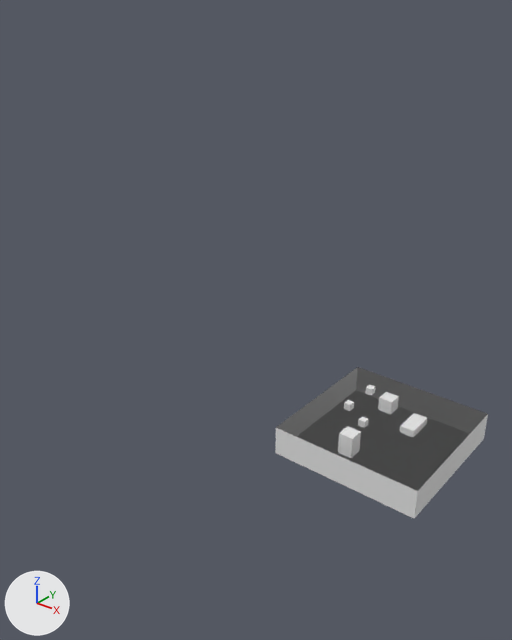
The Blender file project_files/basic_baking-02.blend as it was, and as the next commit left it.
Both versions are drawn from a 50 mm camera at (45.5, -60.9, 56.1) aimed at (-7.4, 5.2, 15.1). The lights are fixed; the arrows at lower left show +X, +Y and +Z.

The older version as bpy lines, for what is in view:
```python
me_cube = bpy.data.meshes.new('Cube')
me_cube.from_pydata(...)  # a box spanning x -1.0..1.0, y -3.0..1.0, z -1.0..0.0
me_cube.materials.append(mat_material)  # its picture is missing
me_cube_001 = bpy.data.meshes.new('Cube.001')
me_cube_001.from_pydata(...)  # a box spanning x -1.0..1.0, y -1.0..1.0, z -1.0..1.0
me_cube_001.materials.append(mat_material)  # its picture is missing
me_cube_002 = bpy.data.meshes.new('Cube.002')
me_cube_002.from_pydata(...)  # a box spanning x -1.0..1.0, y -1.0..1.0, z -1.0..2.0
me_cube_002.materials.append(mat_material)  # its picture is missing
me_cube_006 = bpy.data.meshes.new('Cube.006')
me_cube_006.from_pydata(...)  # a box spanning x -1.0..1.0, y -1.0..1.0, z -1.0..1.0
me_plane = bpy.data.meshes.new('Plane')
me_plane.from_pydata(...)  # 8 vertices, 3 faces; spans x -1.0..1.0, y -1.0..1.0, z 0.0..0.4
me_plane.materials.append(mat_material)  # its picture is missing
me_plane_001 = bpy.data.meshes.new('Plane.001')
me_plane_001.from_pydata(...)  # 12 vertices, 5 faces; spans x -1.0..1.0, y -1.0..1.0, z 0.0..0.4
me_plane_001.materials.append(mat_material)  # its picture is missing
ob_cube = bpy.data.objects.new('Cube', me_cube)
ob_cube.location = (12.0, 16.0, 2.0)
ob_cube_001 = bpy.data.objects.new('Cube.001', me_cube_001)
ob_cube_001.location = (7.0, 17.0, 2.0)
ob_cube_002 = bpy.data.objects.new('Cube.002', me_cube_002)
ob_cube_002.location = (8.0, 5.0, 2.0)
ob_cube_006 = bpy.data.objects.new('Cube.006', me_cube_006)
ob_cube_006.location = (4.0, 17.0, 3.0)
ob_cube_006.scale = (0.5, 0.5, 0.5)
ob_plane = bpy.data.objects.new('Plane', me_plane)
ob_plane.location = (10.0, 10.0, 0.0)
ob_plane.scale = (10.0, 10.0, 10.0)
ob_plane_001 = bpy.data.objects.new('Plane.001', me_plane_001)
ob_plane_001.location = (10.0, 10.0, 0.0)
ob_plane_001.scale = (10.0, 10.0, 10.0)
```
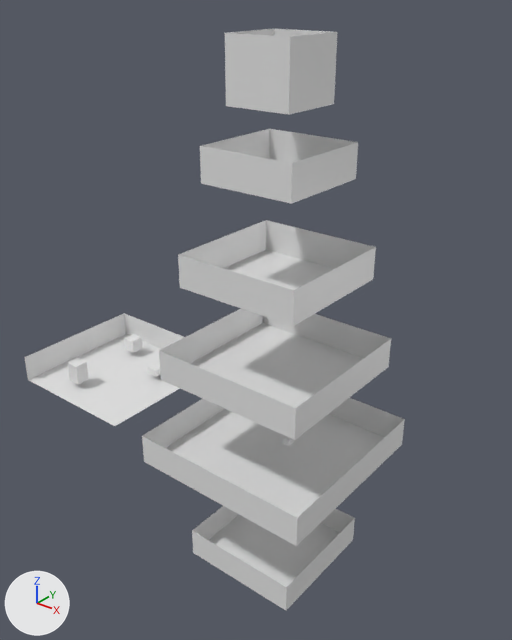
The change, as a list of edits to the scene's bpy script:
```text
Add me_plane_007:
    me_plane_007.from_pydata([(-0.4, -0.4, 0.0), (0.4, -0.4, 0.0), (-0.4, 0.4, 0.0), (0.4, 0.4, 0.0), (-0.4, 0.4, 0.7), (0.4, 0.4, 0.7), (-0.4, -0.4, 0.7), (-0.4, 0.4, 0.7), (-0.4, -0.4, 0.7), (0.4, -0.4, 0.7), (0.4, -0.4, 0.7), (0.4, 0.4, 0.7)], [], [(0, 1, 3, 2), (2, 3, 5, 4), (0, 2, 7, 6), (1, 0, 8, 9), (3, 1, 10, 11)])
    me_plane_007.materials.append(mat_material)  # its picture is missing
Add me_plane_005:
    me_plane_005.from_pydata([(-0.8, -0.8, 0.0), (0.8, -0.8, 0.0), (-0.8, 0.8, 0.0), (0.8, 0.8, 0.0), (-0.8, 0.8, 0.4), (0.8, 0.8, 0.4), (-0.8, -0.8, 0.4), (-0.8, 0.8, 0.4), (-0.8, -0.8, 0.4), (0.8, -0.8, 0.4), (0.8, -0.8, 0.4), (0.8, 0.8, 0.4)], [], [(0, 1, 3, 2), (2, 3, 5, 4), (0, 2, 7, 6), (1, 0, 8, 9), (3, 1, 10, 11)])
    me_plane_005.materials.append(mat_material)  # its picture is missing
Add me_plane_004:
    me_plane_004.from_pydata([(-1.2, -1.2, 0.0), (1.2, -1.2, 0.0), (-1.2, 1.2, 0.0), (1.2, 1.2, 0.0), (-1.2, 1.2, 0.4), (1.2, 1.2, 0.4), (-1.2, -1.2, 0.4), (-1.2, 1.2, 0.4), (-1.2, -1.2, 0.4), (1.2, -1.2, 0.4), (1.2, -1.2, 0.4), (1.2, 1.2, 0.4)], [], [(0, 1, 3, 2), (2, 3, 5, 4), (0, 2, 7, 6), (1, 0, 8, 9), (3, 1, 10, 11)])
    me_plane_004.materials.append(mat_material)  # its picture is missing
Add me_plane_002:
    me_plane_002.from_pydata([(-0.6, -0.6, 0.0), (0.6, -0.6, 0.0), (-0.6, 0.6, 0.0), (0.6, 0.6, 0.0), (-0.6, 0.6, 0.4), (0.6, 0.6, 0.4), (-0.6, -0.6, 0.4), (-0.6, 0.6, 0.4), (-0.6, -0.6, 0.4), (0.6, -0.6, 0.4), (0.6, -0.6, 0.4), (0.6, 0.6, 0.4)], [], [(0, 1, 3, 2), (2, 3, 5, 4), (0, 2, 7, 6), (1, 0, 8, 9), (3, 1, 10, 11)])
    me_plane_002.materials.append(mat_material)  # its picture is missing
Change ob_cube_001:
    ob_cube_001.location: (7.0, 17.0, 2.0) -> (-34.5, 7.0, 2.0)
Change ob_cube_002:
    ob_cube_002.location: (8.0, 5.0, 2.0) -> (-33.5, -5.0, 2.0)
Change ob_plane:
    ob_plane.location: (10.0, 10.0, 0.0) -> (-31.0, 1.0, 0.0)
Change ob_plane_001:
    ob_plane_001.location: (10.0, 10.0, 0.0) -> (0.0, 0.0, 12.0)
Change ob_cube:
    ob_cube.location: (12.0, 16.0, 2.0) -> (-26.0, 6.0, 2.0)
Change ob_cube_006:
    ob_cube_006.location: (4.0, 17.0, 3.0) -> (2.0, 0.0, 3.0)
Add ob_plane_006:
    ob_plane_006 = bpy.data.objects.new('Plane.006', me_plane_007)
    ob_plane_006.location = (0.0, 0.0, 44.0)
    ob_plane_006.scale = (10.0, 10.0, 10.0)
Add ob_plane_005:
    ob_plane_005 = bpy.data.objects.new('Plane.005', me_plane_005)
    ob_plane_005.location = (0.0, 0.0, -16.0)
    ob_plane_005.scale = (10.0, 10.0, 10.0)
Add ob_plane_004:
    ob_plane_004 = bpy.data.objects.new('Plane.004', me_plane_004)
    ob_plane_004.location = (0.0, 0.0, 0.0)
    ob_plane_004.scale = (10.0, 10.0, 10.0)
Add ob_plane_003:
    ob_plane_003 = bpy.data.objects.new('Plane.003', me_plane_005.copy())
    ob_plane_003.location = (0.0, 0.0, 24.0)
    ob_plane_003.scale = (10.0, 10.0, 10.0)
Add ob_plane_002:
    ob_plane_002 = bpy.data.objects.new('Plane.002', me_plane_002)
    ob_plane_002.location = (0.0, 0.0, 36.0)
    ob_plane_002.scale = (10.0, 10.0, 10.0)
```

Pixel boxes (x1, y1, x2, y2) of what changed, in the pictures (512 x 640 px):
'Plane.001', moved
    before: (275, 415, 488, 518)
    after: (159, 309, 391, 440)
'Plane', moved
    before: (276, 367, 488, 491)
    after: (24, 313, 184, 426)
'Plane.004', added
    after: (142, 398, 405, 546)
'Plane.003', added
    after: (178, 220, 376, 326)
'Plane.005', added
    after: (192, 506, 355, 610)
'Plane.002', added
    after: (200, 129, 358, 204)
'Plane.006', added
    after: (225, 29, 337, 115)
'Cube.002', moved
    before: (338, 426, 361, 458)
    after: (68, 358, 89, 384)
'Cube.001', moved
    before: (378, 392, 399, 415)
    after: (124, 334, 143, 353)
'Cube', moved
    before: (400, 413, 428, 437)
    after: (147, 360, 161, 376)
'Cube.006', moved
    before: (365, 384, 375, 396)
    after: (283, 436, 294, 446)
